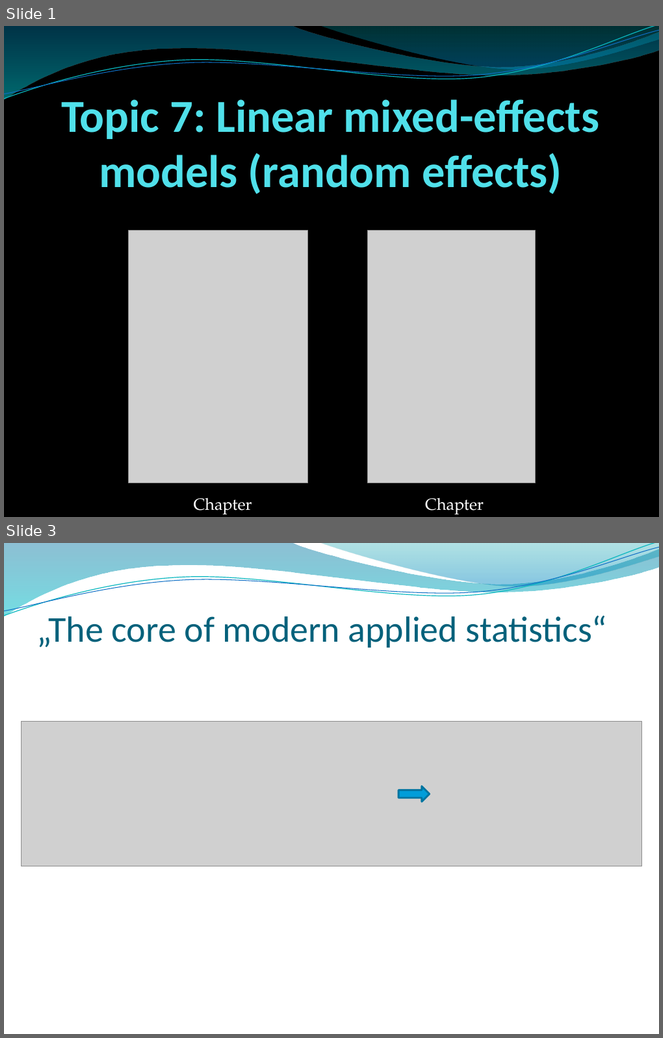
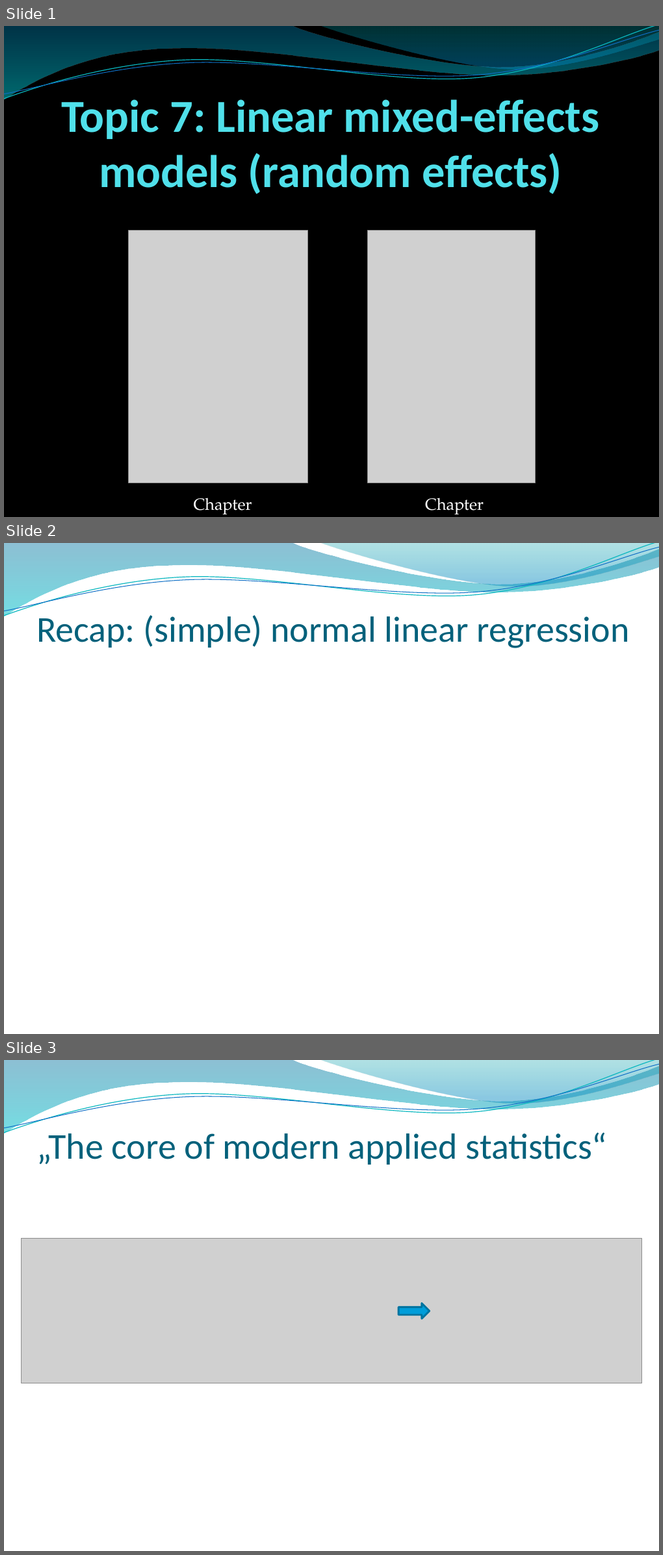
Before and after one commit to ricschuster/R_Workshop_Vienna_2018_02, a slide deck: ppts/Topic 7 Linear mixed-effects models (random effects).pptx. Shown one above the other, each under a label of ours: slides 1 and 3 before the commit, slides 1, 2 and 3 after it; the slides between them are not shown. The pictures are 663x1038 and 663x1555 pixels, drawn with LibreOffice and Linux fonts; fonts in the diff are those of the drawing; grey boxes stand for pictures; background and template pictures are left out. Boxes give left, top, right and bottom in pixels: in the first picture for what was removed or moved away, otherwise in the second. Text is boxed around its words. In the diff, an @@ line names an element or a change of style, - is before the commit and + after.

```diff
--- a/ppts/Topic 7 Linear mixed-effects models (random effects).pptx
+++ b/ppts/Topic 7 Linear mixed-effects models (random effects).pptx
@@ slide 2 added at [4,543,659,1034], background picture (left out); not listed: 4 template elements that a slide beside it also shows @@
@@ title added at [36,615,630,648], 40 pt, text #04617B @@
+Recap: (simple) normal linear regression
```
Also in this commit, not shown: 5 slides changed, 2 other slides added, 3 slides removed, 1 other file.
